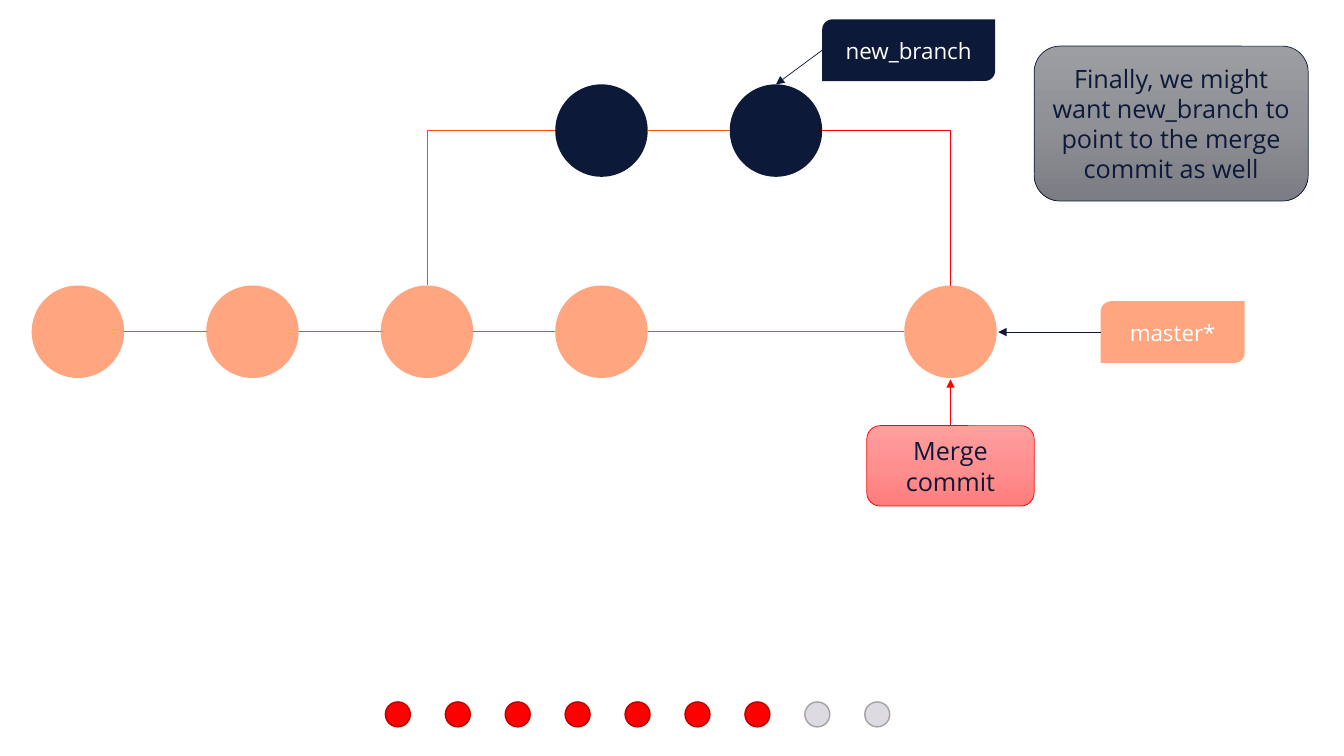
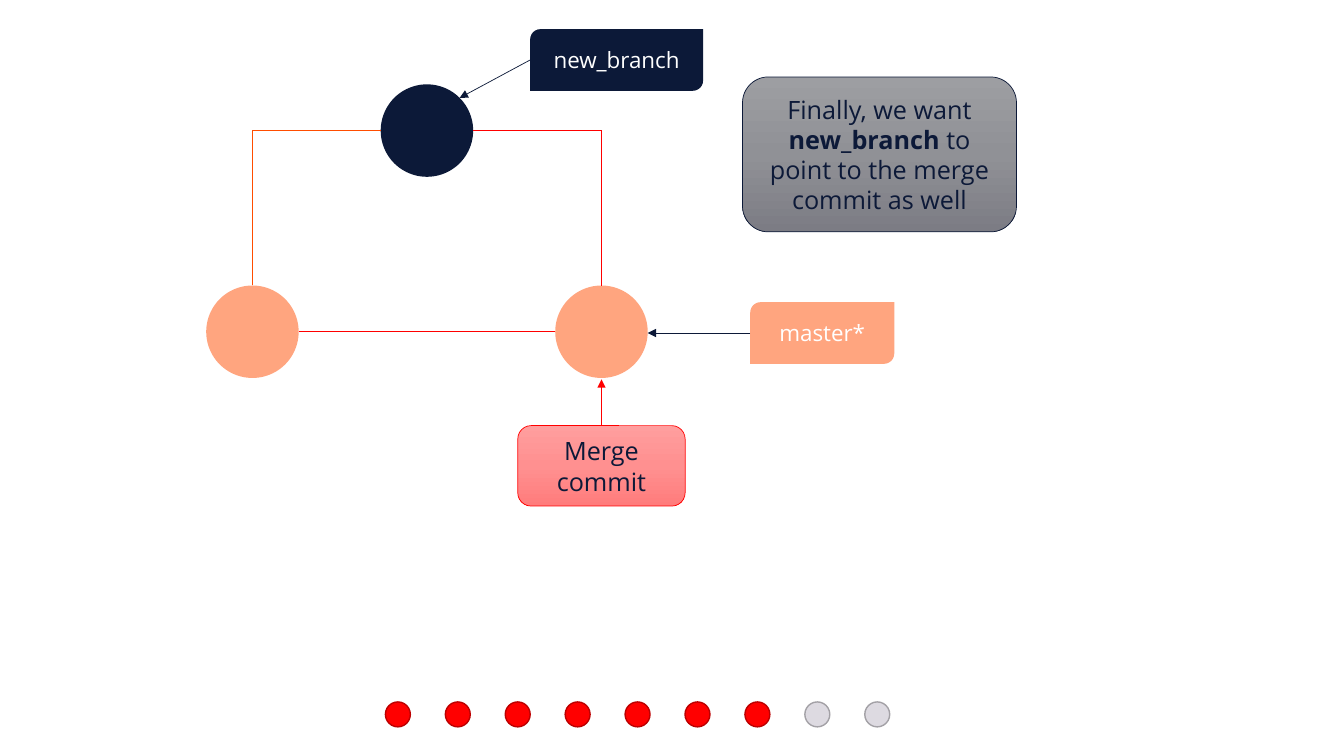
Before and after one commit to e815135/Shiny-App-Project, a slide deck: slide 50 of making basic workflow diagram.pptx. Drawn at 1344x756 pixels with LibreOffice and Linux fonts; fonts in the diff are those of the drawing. Boxes give left, top, right and bottom in pixels: in the first picture for what was removed or moved away, otherwise in the second. Text is boxed around its words. In the diff, an @@ line names an element or a change of style, - is before the commit and + after.

```diff
--- a/making basic workflow diagram.pptx
+++ b/making basic workflow diagram.pptx
@@ round diag rect "new_branch" moved from (x1=823, y1=19, x2=996, y2=81) to (x1=530, y1=29, x2=704, y2=91) @@
@@ arrow removed from (823, 50) to (776, 85) @@
@@ ellipse moved from (x1=556, y1=85, x2=648, y2=177) to (x1=381, y1=85, x2=474, y2=177) @@
@@ arrow added from (530, 60) to (460, 98), #0C1938 0.5 pt @@
@@ ellipse removed at (x1=730, y1=85, x2=823, y2=177) @@
@@ rounded rectangle "Finally, we want new_branch to ..." moved from (x1=1034, y1=46, x2=1309, y2=202) to (x1=743, y1=77, x2=1017, y2=232) @@
@@ text in rounded rectangle at (x1=770, y1=100, x2=989, y2=209): text changed @@
-Finally, we might want new_branch to point to the merge commit as well
+Finally, we want new_branch to point to the merge commit as well
@@ elbow line moved from (427, 285) - (556, 131) to (252, 285) - (381, 131) @@
@@ line removed from (648, 131) to (730, 131) @@
@@ ellipse removed at (x1=904, y1=285, x2=997, y2=378) @@
@@ group removed at (x1=31, y1=285, x2=474, y2=378): 2 ellipses, 2 lines @@
@@ line added from (298, 332) to (556, 332), #FF0000 0.5 pt @@
@@ line removed from (473, 332) to (556, 332) @@
@@ 2 arrows, 1 rounded rectangle, 1 round diag rect, 1 elbow line moved together from (x1=823, y1=131, x2=1245, y2=506) to (x1=473, y1=131, x2=894, y2=506) @@
@@ line removed from (648, 332) to (904, 332) @@
```
Also in this commit, not shown: 8 other slides changed, 10 slides added, 20 other files.
